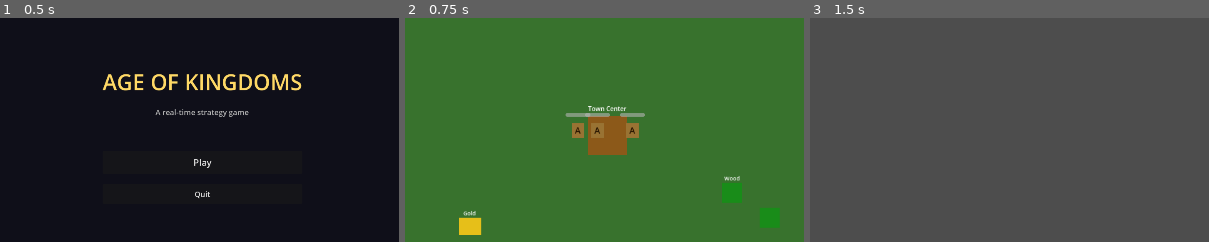
Above: before the commit, frames 1-3 (left to right).
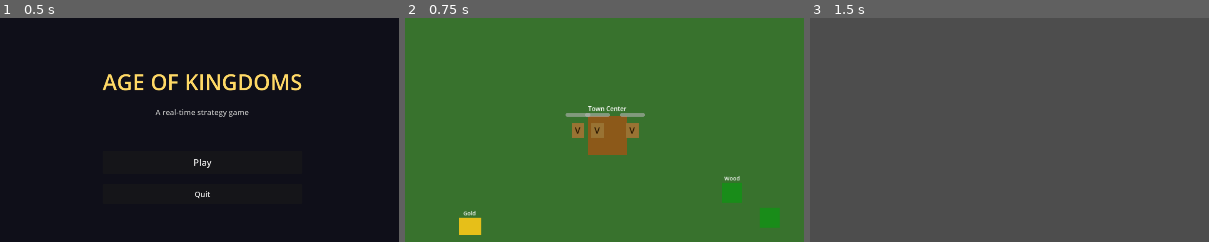
Above: after the commit, the same moments.

Repository: enrimr/rts-game-godot
Game: Godot game, scene res://scenes/game/main_menu.tscn
Same seed, same stepped clock (60 frames per second), same inputs: the game is played once before the commit and once after it.
Inputs (mouse positions are % of the whole screen's width and height, from its top left):
- Up to frame 1 (0.5 s): no input
- Up to frame 2 (0.75 s): click "Play" at 0.5 s
- Up to frame 3 (1.5 s): tap Enter at 1.25 s; drag from (94, 90) to (46, 50) at 1.27 s
The pictures show only the part of the screen within x 25-75%, y 24-74%; the shares and areas given below are measured in that part.

Frame 1 is identical in both runs. In frame 2, 0.1% of the frame differs, in the area x 42-58%, y 48-52%; in frame 3, nothing differs.

Commit message:
Add building construction system and villager build actions
- Rename villager sprite label A → V
- Add 5 BuildingResource .tres files: House (25W), Barracks (175W),
  Lumber Camp (100W), Mining Camp (100W), Farm (60W)
- Add 5 building scenes with colored placeholder bodies, NameLabel,
  and ConstructionBar (ProgressBar) — all Control nodes have mouse_filter=2
- Update BuildingBase: construction progress drives body alpha (0.4→1.0),
  ConstructionBar shows/hides automatically
- HUD: replace single Build button with two-page system:
  main page → 5 gather + Build... + Stop
  build submenu → 5 building buttons + ← Back
- GameWorld: building placement mode — ghost follows cursor (50% alpha,
  collision disabled), left-click confirms and deducts wood cost,
  right-click cancels; placed building is assigned to selected villagers
  via order_build()

Co-Authored-By: Claude Sonnet 4.6 <noreply@anthropic.com>

Diff:
--- /dev/null
+++ b/project/resources/buildings/barracks.tres
@@ -0,0 +1,17 @@
+[gd_resource type="Resource" script_class="BuildingResource" load_steps=2 format=3]
+
+[ext_resource type="Script" uid="uid://bpu66yjdkmq8c" path="res://resources/buildings/building_resource.gd" id="1_bldres"]
+
+[resource]
+script = ExtResource("1_bldres")
+id = "barracks"
+display_name = "Barracks"
+description = "Trains infantry units."
+max_health = 1200.0
+line_of_sight = 6.0
+garrison_capacity = 10
+cost_wood = 175
+cost_stone = 0
+cost_gold = 0
+build_time = 50.0
+footprint = Vector2i(3, 3)
--- /dev/null
+++ b/project/resources/buildings/farm.tres
@@ -0,0 +1,17 @@
+[gd_resource type="Resource" script_class="BuildingResource" load_steps=2 format=3]
+
+[ext_resource type="Script" uid="uid://bpu66yjdkmq8c" path="res://resources/buildings/building_resource.gd" id="1_bldres"]
+
+[resource]
+script = ExtResource("1_bldres")
+id = "farm"
+display_name = "Farm"
+description = "Provides a continuous food source."
+max_health = 300.0
+line_of_sight = 3.0
+garrison_capacity = 0
+cost_wood = 60
+cost_stone = 0
+cost_gold = 0
+build_time = 15.0
+footprint = Vector2i(3, 3)
--- /dev/null
+++ b/project/resources/buildings/house.tres
@@ -0,0 +1,17 @@
+[gd_resource type="Resource" script_class="BuildingResource" load_steps=2 format=3]
+
+[ext_resource type="Script" uid="uid://bpu66yjdkmq8c" path="res://resources/buildings/building_resource.gd" id="1_bldres"]
+
+[resource]
+script = ExtResource("1_bldres")
+id = "house"
+display_name = "House"
+description = "Increases population cap by 5."
+max_health = 550.0
+line_of_sight = 4.0
+garrison_capacity = 0
+cost_wood = 25
+cost_stone = 0
+cost_gold = 0
+build_time = 25.0
+footprint = Vector2i(2, 2)
--- /dev/null
+++ b/project/resources/buildings/lumber_camp.tres
@@ -0,0 +1,17 @@
+[gd_resource type="Resource" script_class="BuildingResource" load_steps=2 format=3]
+
+[ext_resource type="Script" uid="uid://bpu66yjdkmq8c" path="res://resources/buildings/building_resource.gd" id="1_bldres"]
+
+[resource]
+script = ExtResource("1_bldres")
+id = "lumber_camp"
+display_name = "Lumber Camp"
+description = "Wood drop-off and upgrades."
+max_health = 600.0
+line_of_sight = 5.0
+garrison_capacity = 0
+cost_wood = 100
+cost_stone = 0
+cost_gold = 0
+build_time = 35.0
+footprint = Vector2i(2, 2)
--- /dev/null
+++ b/project/resources/buildings/mining_camp.tres
@@ -0,0 +1,17 @@
+[gd_resource type="Resource" script_class="BuildingResource" load_steps=2 format=3]
+
+[ext_resource type="Script" uid="uid://bpu66yjdkmq8c" path="res://resources/buildings/building_resource.gd" id="1_bldres"]
+
+[resource]
+script = ExtResource("1_bldres")
+id = "mining_camp"
+display_name = "Mining Camp"
+description = "Gold and stone drop-off and upgrades."
+max_health = 600.0
+line_of_sight = 5.0
+garrison_capacity = 0
+cost_wood = 100
+cost_stone = 0
+cost_gold = 0
+build_time = 35.0
+footprint = Vector2i(2, 2)
--- /dev/null
+++ b/project/scenes/buildings/barracks.tscn
@@ -0,0 +1,43 @@
+[gd_scene load_steps=4 format=3 uid="uid://building_barracks"]
+
+[ext_resource type="Script" uid="uid://bdc4ox7saddj7" path="res://scripts/buildings/building_base.gd" id="1_bb"]
+[ext_resource type="Resource" path="res://resources/buildings/barracks.tres" id="2_data"]
+
+[sub_resource type="RectangleShape2D" id="RectangleShape2D_1"]
+size = Vector2(72.0, 72.0)
+
+[node name="Barracks" type="StaticBody2D"]
+script = ExtResource("1_bb")
+building_data = ExtResource("2_data")
+
+[node name="CollisionShape2D" type="CollisionShape2D" parent="."]
+shape = SubResource("RectangleShape2D_1")
+
+[node name="Body" type="ColorRect" parent="."]
+offset_left = -36.0
+offset_top = -36.0
+offset_right = 36.0
+offset_bottom = 36.0
+color = Color(0.45, 0.25, 0.20, 1.0)
+mouse_filter = 2
+
+[node name="NameLabel" type="Label" parent="."]
+offset_left = -40.0
+offset_top = -50.0
+offset_right = 40.0
+offset_bottom = -38.0
+text = "Barracks"
+horizontal_alignment = 1
+theme_override_font_sizes/font_size = 9
+theme_override_colors/font_color = Color(1, 1, 1, 1)
+mouse_filter = 2
+
+[node name="ConstructionBar" type="ProgressBar" parent="."]
+offset_left = -36.0
+offset_top = 38.0
+offset_right = 36.0
+offset_bottom = 46.0
+max_value = 100.0
+value = 0.0
+show_percentage = false
+mouse_filter = 2
--- /dev/null
+++ b/project/scenes/buildings/farm.tscn
@@ -0,0 +1,43 @@
+[gd_scene load_steps=4 format=3 uid="uid://building_farm"]
+
+[ext_resource type="Script" uid="uid://bdc4ox7saddj7" path="res://scripts/buildings/building_base.gd" id="1_bb"]
+[ext_resource type="Resource" path="res://resources/buildings/farm.tres" id="2_data"]
+
+[sub_resource type="RectangleShape2D" id="RectangleShape2D_1"]
+size = Vector2(64.0, 64.0)
+
+[node name="Farm" type="StaticBody2D"]
+script = ExtResource("1_bb")
+building_data = ExtResource("2_data")
+
+[node name="CollisionShape2D" type="CollisionShape2D" parent="."]
+shape = SubResource("RectangleShape2D_1")
+
+[node name="Body" type="ColorRect" parent="."]
+offset_left = -32.0
+offset_top = -32.0
+offset_right = 32.0
+offset_bottom = 32.0
+color = Color(0.70, 0.62, 0.22, 1.0)
+mouse_filter = 2
+
+[node name="NameLabel" type="Label" parent="."]
+offset_left = -32.0
+offset_top = -46.0
+offset_right = 32.0
+offset_bottom = -34.0
+text = "Farm"
+horizontal_alignment = 1
+theme_override_font_sizes/font_size = 9
+theme_override_colors/font_color = Color(1, 1, 1, 1)
+mouse_filter = 2
+
+[node name="ConstructionBar" type="ProgressBar" parent="."]
+offset_left = -32.0
+offset_top = 34.0
+offset_right = 32.0
+offset_bottom = 42.0
+max_value = 100.0
+value = 0.0
+show_percentage = false
+mouse_filter = 2
--- /dev/null
+++ b/project/scenes/buildings/house.tscn
@@ -0,0 +1,43 @@
+[gd_scene load_steps=4 format=3 uid="uid://building_house"]
+
+[ext_resource type="Script" uid="uid://bdc4ox7saddj7" path="res://scripts/buildings/building_base.gd" id="1_bb"]
+[ext_resource type="Resource" path="res://resources/buildings/house.tres" id="2_data"]
+
+[sub_resource type="RectangleShape2D" id="RectangleShape2D_1"]
+size = Vector2(48.0, 48.0)
+
+[node name="House" type="StaticBody2D"]
+script = ExtResource("1_bb")
+building_data = ExtResource("2_data")
+
+[node name="CollisionShape2D" type="CollisionShape2D" parent="."]
+shape = SubResource("RectangleShape2D_1")
+
+[node name="Body" type="ColorRect" parent="."]
+offset_left = -24.0
+offset_top = -24.0
+offset_right = 24.0
+offset_bottom = 24.0
+color = Color(0.72, 0.60, 0.42, 1.0)
+mouse_filter = 2
+
+[node name="NameLabel" type="Label" parent="."]
+offset_left = -30.0
+offset_top = -38.0
+offset_right = 30.0
+offset_bottom = -26.0
+text = "House"
+horizontal_alignment = 1
+theme_override_font_sizes/font_size = 9
+theme_override_colors/font_color = Color(1, 1, 1, 1)
+mouse_filter = 2
+
+[node name="ConstructionBar" type="ProgressBar" parent="."]
+offset_left = -24.0
+offset_top = 26.0
+offset_right = 24.0
+offset_bottom = 34.0
+max_value = 100.0
+value = 0.0
+show_percentage = false
+mouse_filter = 2
--- /dev/null
+++ b/project/scenes/buildings/lumber_camp.tscn
@@ -0,0 +1,43 @@
+[gd_scene load_steps=4 format=3 uid="uid://building_lumbercamp"]
+
+[ext_resource type="Script" uid="uid://bdc4ox7saddj7" path="res://scripts/buildings/building_base.gd" id="1_bb"]
+[ext_resource type="Resource" path="res://resources/buildings/lumber_camp.tres" id="2_data"]
+
+[sub_resource type="RectangleShape2D" id="RectangleShape2D_1"]
+size = Vector2(52.0, 52.0)
+
+[node name="LumberCamp" type="StaticBody2D"]
+script = ExtResource("1_bb")
+building_data = ExtResource("2_data")
+
+[node name="CollisionShape2D" type="CollisionShape2D" parent="."]
+shape = SubResource("RectangleShape2D_1")
+
+[node name="Body" type="ColorRect" parent="."]
+offset_left = -26.0
+offset_top = -26.0
+offset_right = 26.0
+offset_bottom = 26.0
+color = Color(0.35, 0.22, 0.10, 1.0)
+mouse_filter = 2
+
+[node name="NameLabel" type="Label" parent="."]
+offset_left = -36.0
+offset_top = -40.0
+offset_right = 36.0
+offset_bottom = -28.0
+text = "Lumber Camp"
+horizontal_alignment = 1
+theme_override_font_sizes/font_size = 8
+theme_override_colors/font_color = Color(1, 1, 1, 1)
+mouse_filter = 2
+
+[node name="ConstructionBar" type="ProgressBar" parent="."]
+offset_left = -26.0
+offset_top = 28.0
+offset_right = 26.0
+offset_bottom = 36.0
+max_value = 100.0
+value = 0.0
+show_percentage = false
+mouse_filter = 2
--- /dev/null
+++ b/project/scenes/buildings/mining_camp.tscn
@@ -0,0 +1,43 @@
+[gd_scene load_steps=4 format=3 uid="uid://building_miningcamp"]
+
+[ext_resource type="Script" uid="uid://bdc4ox7saddj7" path="res://scripts/buildings/building_base.gd" id="1_bb"]
+[ext_resource type="Resource" path="res://resources/buildings/mining_camp.tres" id="2_data"]
+
+[sub_resource type="RectangleShape2D" id="RectangleShape2D_1"]
+size = Vector2(52.0, 52.0)
+
+[node name="MiningCamp" type="StaticBody2D"]
+script = ExtResource("1_bb")
+building_data = ExtResource("2_data")
+
+[node name="CollisionShape2D" type="CollisionShape2D" parent="."]
+shape = SubResource("RectangleShape2D_1")
+
+[node name="Body" type="ColorRect" parent="."]
+offset_left = -26.0
+offset_top = -26.0
+offset_right = 26.0
+offset_bottom = 26.0
+color = Color(0.55, 0.50, 0.40, 1.0)
+mouse_filter = 2
+
+[node name="NameLabel" type="Label" parent="."]
+offset_left = -38.0
+offset_top = -40.0
+offset_right = 38.0
+offset_bottom = -28.0
+text = "Mining Camp"
+horizontal_alignment = 1
+theme_override_font_sizes/font_size = 8
+theme_override_colors/font_color = Color(1, 1, 1, 1)
+mouse_filter = 2
+
+[node name="ConstructionBar" type="ProgressBar" parent="."]
+offset_left = -26.0
+offset_top = 28.0
+offset_right = 26.0
+offset_bottom = 36.0
+max_value = 100.0
+value = 0.0
+show_percentage = false
+mouse_filter = 2
--- a/project/scenes/units/villager.tscn
+++ b/project/scenes/units/villager.tscn
@@ -60,7 +60,7 @@
 offset_top = -18.0
 offset_right = 10.0
 offset_bottom = 2.0
-text = "A"
+text = "V"
 horizontal_alignment = 1
 vertical_alignment = 1
 theme_override_font_sizes/font_size = 14
--- a/project/scripts/buildings/building_base.gd
+++ b/project/scripts/buildings/building_base.gd
@@ -1,8 +1,6 @@
 extends StaticBody2D
 
 class_name BuildingBase
-
-## Base class for all buildings.
 
 enum BuildingState { BLUEPRINT, UNDER_CONSTRUCTION, COMPLETE, DESTROYED }
 
@@ -16,19 +14,37 @@
 signal construction_complete
 signal building_destroyed(building: Node)
 
+@onready var _progress_bar: ProgressBar = get_node_or_null("ConstructionBar")
+@onready var _body_rect: ColorRect   = get_node_or_null("Body")
+
 func _ready() -> void:
 	if building_data:
 		health = building_data.max_health
+	_refresh_visuals()
 
 func add_construction(amount: float) -> void:
 	construction_progress = minf(construction_progress + amount, 100.0)
+	_refresh_visuals()
 	if construction_progress >= 100.0:
 		_complete_construction()
 
 func _complete_construction() -> void:
 	state = BuildingState.COMPLETE
+	if is_instance_valid(_progress_bar):
+		_progress_bar.visible = false
+	if is_instance_valid(_body_rect):
+		_body_rect.modulate = Color(1.0, 1.0, 1.0, 1.0)
 	construction_complete.emit()
 	EventBus.building_construction_complete.emit(self)
+
+func _refresh_visuals() -> void:
+	if is_instance_valid(_progress_bar):
+		_progress_bar.value = construction_progress
+		_progress_bar.visible = state == BuildingState.UNDER_CONSTRUCTION or construction_progress < 100.0
+	# Blueprint/under-construction tint: semi-transparent
+	if is_instance_valid(_body_rect):
+		var alpha: float = 0.4 + construction_progress / 100.0 * 0.6
+		_body_rect.modulate = Color(1.0, 1.0, 1.0, alpha)
 
 func take_damage(amount: float, source: Node = null) -> void:
 	health -= amount
--- a/project/scripts/game/game_world.gd
+++ b/project/scripts/game/game_world.gd
@@ -1,6 +1,23 @@
 extends Node2D
 
 const VILLAGER_SCENE: PackedScene = preload("res://scenes/units/villager.tscn")
+
+const BUILDING_SCENES: Dictionary = {
+	"house":       "res://scenes/buildings/house.tscn",
+	"barracks":    "res://scenes/buildings/barracks.tscn",
+	"lumber_camp": "res://scenes/buildings/lumber_camp.tscn",
+	"mining_camp": "res://scenes/buildings/mining_camp.tscn",
+	"farm":        "res://scenes/buildings/farm.tscn",
+}
+
+const BUILDING_COSTS: Dictionary = {
+	"house":       {"wood": 25},
+	"barracks":    {"wood": 175},
+	"lumber_camp": {"wood": 100},
+	"mining_camp": {"wood": 100},
+	"farm":        {"wood": 60},
+}
+
 const CAMERA_SPEED: float = 400.0
 const CAMERA_ZOOM_MIN: float = 0.5
 const CAMERA_ZOOM_MAX: float = 2.0
@@ -8,6 +25,7 @@
 const UNIT_CLICK_RADIUS: float = 32.0
 
 @onready var units_layer: Node2D = $UnitsLayer
+@onready var buildings_layer: Node2D = $BuildingsLayer
 @onready var camera: Camera2D = $Camera2D
 @onready var drop_off: Node2D = $DropOffNode
 @onready var hud: CanvasLayer = $HUD
@@ -15,6 +33,11 @@
 var _selected_units: Array[Node] = []
 var _drag_start: Vector2 = Vector2.ZERO
 var _dragging: bool = false
+
+# Build placement state
+var _placing_building: bool = false
+var _placing_id: String = ""
+var _ghost: Node2D = null
 
 func _ready() -> void:
 	ResourceManager.init_player(0)
@@ -38,6 +61,8 @@
 
 func _process(delta: float) -> void:
 	_handle_camera(delta)
+	if _placing_building and is_instance_valid(_ghost):
+		_ghost.global_position = get_global_mouse_position()
 
 func _handle_camera(delta: float) -> void:
 	var dir: Vector2 = Vector2.ZERO
@@ -50,6 +75,14 @@
 func _unhandled_input(event: InputEvent) -> void:
 	if event is InputEventMouseButton:
 		var mb: InputEventMouseButton = event as InputEventMouseButton
+
+		if _placing_building:
+			if mb.pressed and mb.button_index == MOUSE_BUTTON_LEFT:
+				_confirm_placement(get_global_mouse_position())
+			elif mb.pressed and mb.button_index == MOUSE_BUTTON_RIGHT:
+				_cancel_placement()
+			return
+
 		if mb.button_index == MOUSE_BUTTON_LEFT:
 			if mb.pressed:
 				_drag_start = get_global_mouse_position()
@@ -73,9 +106,7 @@
 # --- Selection ---
 
 func _finish_selection(release_pos: Vector2) -> void:
-	var world_start: Vector2 = _drag_start
-	var world_end: Vector2 = release_pos
-	var rect: Rect2 = Rect2(world_start, Vector2.ZERO).expand(world_end)
+	var rect: Rect2 = Rect2(_drag_start, Vector2.ZERO).expand(release_pos)
 
 	for sel: Node in _selected_units:
 		if is_instance_valid(sel):
@@ -87,7 +118,7 @@
 			continue
 		var unit2d: Node2D = unit as Node2D
 		var in_rect: bool = rect.get_area() >= 10.0 and rect.has_point(unit2d.global_position)
-		var clicked: bool = rect.get_area() < 10.0 and world_start.distance_to(unit2d.global_position) < UNIT_CLICK_RADIUS
+		var clicked: bool = rect.get_area() < 10.0 and _drag_start.distance_to(unit2d.global_position) < UNIT_CLICK_RADIUS
 		if in_rect or clicked:
 			unit.set_selected(true)
 			_selected_units.append(unit)
@@ -99,7 +130,6 @@
 func _handle_right_click(world_pos: Vector2) -> void:
 	if _selected_units.is_empty():
 		return
-
 	var resource_node: ResourceNode = _find_resource_at(world_pos)
 	if resource_node != null:
 		_order_gather_all(resource_node)
@@ -107,7 +137,6 @@
 		_order_move_all(world_pos)
 
 func _find_resource_at(world_pos: Vector2) -> ResourceNode:
-	# Check all ResourceNode children of the world by proximity.
 	for child: Node in get_children():
 		if child is ResourceNode:
 			var rn: ResourceNode = child as ResourceNode
@@ -118,28 +147,73 @@
 func _order_gather_all(resource_node: ResourceNode) -> void:
 	var resource_name: String = resource_node.get_resource_name()
 	for unit: Node in _selected_units:
-		if not is_instance_valid(unit):
-			continue
-		if unit.has_method("order_gather"):
+		if is_instance_valid(unit) and unit.has_method("order_gather"):
 			unit.order_gather(resource_node, resource_name, drop_off)
 
 func _order_move_all(world_pos: Vector2) -> void:
 	var count: int = _selected_units.size()
 	for i: int in range(count):
 		var unit: Node = _selected_units[i]
-		if not is_instance_valid(unit):
-			continue
-		if unit.has_method("order_move"):
-			# Spread units in a small grid so they don't pile up.
-			var offset: Vector2 = Vector2(
-				float(i % 4) * 30.0 - 45.0,
-				float(i / 4) * 30.0
-			)
-			unit.order_move(world_pos + offset)
+		if not is_instance_valid(unit) or not unit.has_method("order_move"):
+			continue
+		var offset: Vector2 = Vector2(float(i % 4) * 30.0 - 45.0, float(i / 4) * 30.0)
+		unit.order_move(world_pos + offset)
+
+# --- Building placement ---
+
+func _start_placement(building_id: String) -> void:
+	if not BUILDING_SCENES.has(building_id):
+		return
+	if not ResourceManager.can_afford(0, BUILDING_COSTS.get(building_id, {})):
+		return
+
+	_cancel_placement()
+	_placing_building = true
+	_placing_id = building_id
+
+	var scene: PackedScene = load(BUILDING_SCENES[building_id]) as PackedScene
+	_ghost = scene.instantiate() as Node2D
+	# Make ghost semi-transparent and disable its collision
+	_ghost.modulate = Color(1.0, 1.0, 1.0, 0.5)
+	for child: Node in _ghost.get_children():
+		if child is CollisionShape2D or child is CollisionPolygon2D:
+			(child as CollisionShape2D).disabled = true
+	buildings_layer.add_child(_ghost)
+
+func _confirm_placement(world_pos: Vector2) -> void:
+	var costs: Dictionary = BUILDING_COSTS.get(_placing_id, {})
+	if not ResourceManager.spend_resource(0, costs):
+		_cancel_placement()
+		return
+
+	var scene: PackedScene = load(BUILDING_SCENES[_placing_id]) as PackedScene
+	var building: Node2D = scene.instantiate() as Node2D
+	building.global_position = world_pos
+	building.set("player_id", 0)
+	building.set("state", BuildingBase.BuildingState.UNDER_CONSTRUCTION)
+	buildings_layer.add_child(building)
+	EventBus.building_placed.emit(building, 0)
+
+	# Send selected villagers to build it
+	for unit: Node in _selected_units:
+		if is_instance_valid(unit) and unit.has_method("order_build"):
+			unit.order_build(building)
+
+	_cancel_placement()
+
+func _cancel_placement() -> void:
+	_placing_building = false
+	_placing_id = ""
+	if is_instance_valid(_ghost):
+		_ghost.queue_free()
+	_ghost = null
 
 # --- HUD action buttons ---
 
 func _on_action_requested(action_id: String) -> void:
+	if action_id.begins_with("build:"):
+		_start_placement(action_id.trim_prefix("build:"))
+		return
 	match action_id:
 		"gather_wood":
 			_order_gather_nearest_resource(ResourceNode.ResourceType.WOOD)
--- a/project/scripts/ui/hud_manager.gd
+++ b/project/scripts/ui/hud_manager.gd
@@ -2,7 +2,6 @@
 
 const AGE_NAMES: Array = ["Dark Age", "Feudal Age", "Castle Age", "Imperial Age"]
 
-# Emitted when player clicks an action button with villagers selected.
 signal action_requested(action_id: String)
 
 @export var local_player_id: int = 0
@@ -20,18 +19,27 @@
 @onready var _action_grid: GridContainer = %ActionButtonsGrid
 @onready var _pause_overlay: ColorRect = %PauseOverlay
 
-# Actions shown when one or more villagers are selected.
 const VILLAGER_ACTIONS: Array = [
-	{"id": "gather_wood", "label": "Chop\nWood",   "color": Color(0.2, 0.55, 0.15)},
-	{"id": "gather_gold", "label": "Mine\nGold",   "color": Color(0.75, 0.65, 0.1)},
-	{"id": "gather_stone","label": "Mine\nStone",  "color": Color(0.55, 0.55, 0.55)},
-	{"id": "gather_food", "label": "Hunt\nFood",   "color": Color(0.6, 0.2, 0.15)},
-	{"id": "build",       "label": "Build",        "color": Color(0.3, 0.3, 0.6)},
-	{"id": "stop",        "label": "Stop",         "color": Color(0.5, 0.1, 0.1)},
+	{"id": "gather_wood",  "label": "Chop\nWood",    "color": Color(0.20, 0.55, 0.15)},
+	{"id": "gather_gold",  "label": "Mine\nGold",    "color": Color(0.75, 0.65, 0.10)},
+	{"id": "gather_stone", "label": "Mine\nStone",   "color": Color(0.55, 0.55, 0.55)},
+	{"id": "gather_food",  "label": "Hunt\nFood",    "color": Color(0.60, 0.20, 0.15)},
+	{"id": "build_menu",   "label": "Build...",      "color": Color(0.20, 0.30, 0.60)},
+	{"id": "stop",         "label": "Stop",          "color": Color(0.50, 0.10, 0.10)},
+]
+
+const BUILD_ACTIONS: Array = [
+	{"id": "build:house",        "label": "House\n25W",       "color": Color(0.50, 0.38, 0.22)},
+	{"id": "build:barracks",     "label": "Barracks\n175W",   "color": Color(0.45, 0.22, 0.18)},
+	{"id": "build:lumber_camp",  "label": "Lumber\n100W",     "color": Color(0.30, 0.20, 0.08)},
+	{"id": "build:mining_camp",  "label": "Mining\n100W",     "color": Color(0.50, 0.46, 0.34)},
+	{"id": "build:farm",         "label": "Farm\n60W",        "color": Color(0.60, 0.52, 0.18)},
+	{"id": "back",               "label": "← Back",           "color": Color(0.25, 0.25, 0.25)},
 ]
 
 var _elapsed_seconds: float = 0.0
 var _clock_running: bool = false
+var _in_build_menu: bool = false
 
 func _ready() -> void:
 	EventBus.resource_changed.connect(_on_resource_changed)
@@ -49,9 +57,7 @@
 		return
 	_elapsed_seconds += delta
 	var total_secs: int = int(_elapsed_seconds)
-	var mins: int = total_secs / 60
-	var secs: int = total_secs % 60
-	_clock_label.text = "%02d:%02d" % [mins, secs]
+	_clock_label.text = "%02d:%02d" % [total_secs / 60, total_secs % 60]
 
 func update_resources(player_id: int, resources: Dictionary) -> void:
 	if player_id != local_player_id:
@@ -65,6 +71,7 @@
 	for child: Node in _unit_portraits_grid.get_children():
 		child.queue_free()
 	_clear_action_buttons()
+	_in_build_menu = false
 
 	if units.is_empty():
 		_unit_name_label.text = ""
@@ -99,13 +106,11 @@
 		if max_hp > 0.0:
 			_unit_hp_bar.value = (hp / max_hp) * 100.0
 
-	# has_method check is more robust than `is Villager` across autoload contexts
-	if first.has_method("order_gather"):
-		_populate_villager_actions()
+		if first.has_method("order_gather"):
+			_populate_buttons(VILLAGER_ACTIONS)
 
 func update_age(age: int) -> void:
-	var clamped_age: int = clampi(age, 0, AGE_NAMES.size() - 1)
-	_age_label.text = AGE_NAMES[clamped_age]
+	_age_label.text = AGE_NAMES[clampi(age, 0, AGE_NAMES.size() - 1)]
 
 func toggle_pause(is_paused: bool) -> void:
 	_pause_overlay.visible = is_paused
@@ -116,8 +121,9 @@
 	for child: Node in _action_grid.get_children():
 		child.queue_free()
 
-func _populate_villager_actions() -> void:
-	for entry: Variant in VILLAGER_ACTIONS:
+func _populate_buttons(actions: Array) -> void:
+	_clear_action_buttons()
+	for entry: Variant in actions:
 		var data: Dictionary = entry as Dictionary
 		var btn: ActionButton = ActionButton.new()
 		btn.action_id = data["id"] as String
@@ -131,12 +137,20 @@
 		style.corner_radius_bottom_right = 4
 		btn.add_theme_stylebox_override("normal", style)
 		var hover_style: StyleBoxFlat = style.duplicate() as StyleBoxFlat
-		hover_style.bg_color = color.lightened(0.2)
+		hover_style.bg_color = color.lightened(0.25)
 		btn.add_theme_stylebox_override("hover", hover_style)
 		btn.action_pressed.connect(_on_action_button_pressed)
 		_action_grid.add_child(btn)
 
 func _on_action_button_pressed(action_id: String) -> void:
+	if action_id == "build_menu":
+		_in_build_menu = true
+		_populate_buttons(BUILD_ACTIONS)
+		return
+	if action_id == "back":
+		_in_build_menu = false
+		_populate_buttons(VILLAGER_ACTIONS)
+		return
 	action_requested.emit(action_id)
 
 func _on_game_started() -> void:
